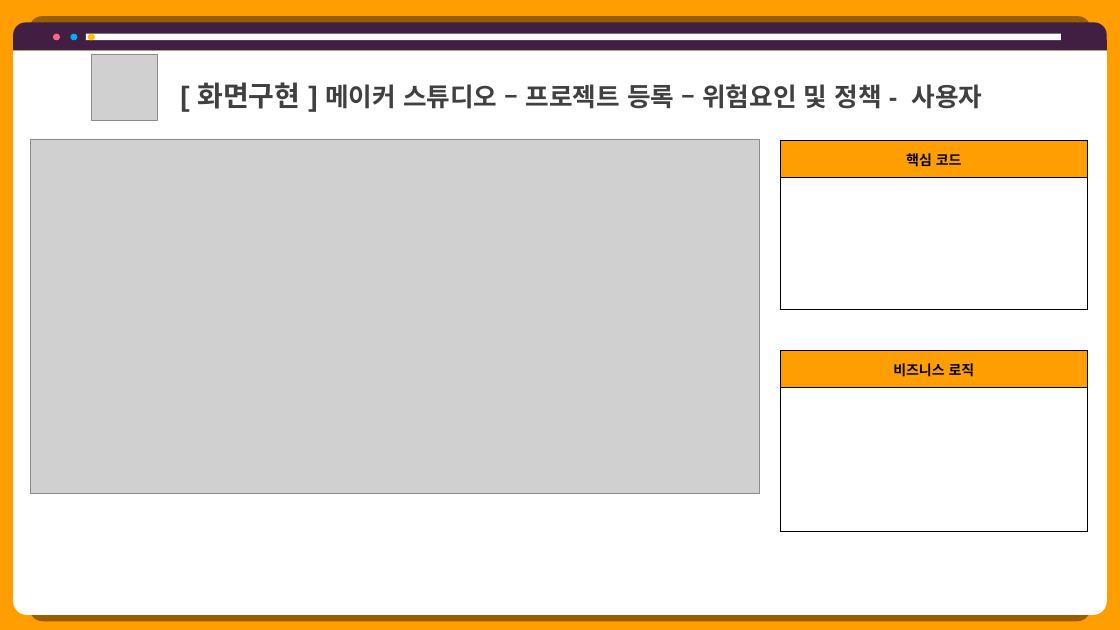
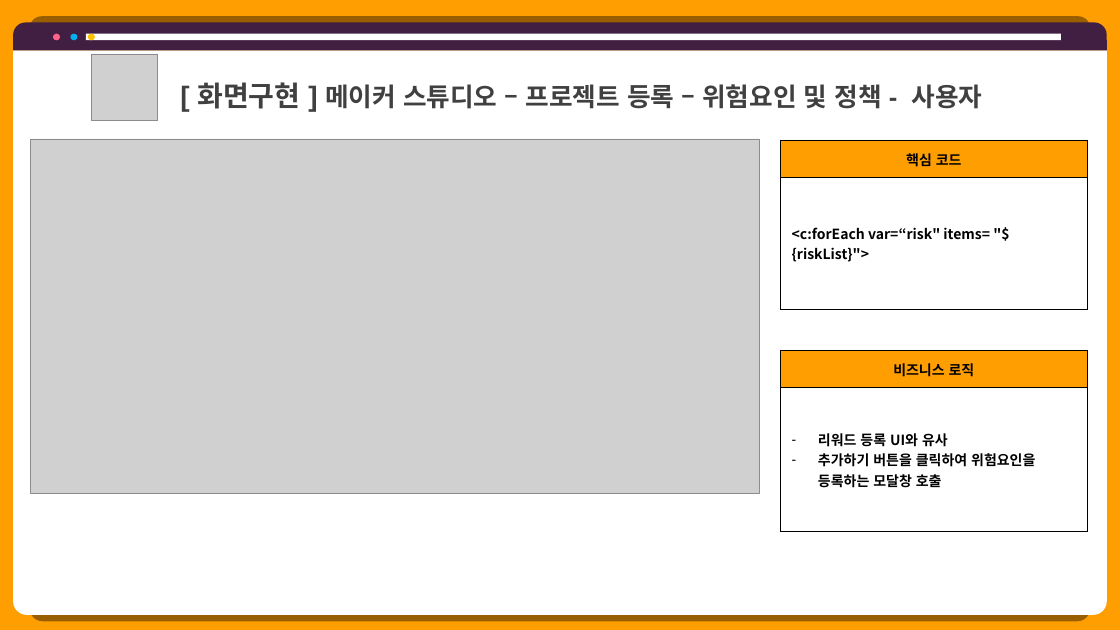
Before and after one commit to hhsw07/ezen-academy-projects, a slide deck: slide 21 of 0 발표용 파워포인트/project06 - 파워포인트 종합 - 현태.pptx (slide 24 before the commit). Drawn at 1120x630 pixels with LibreOffice and Linux fonts; fonts in the diff are those of the drawing; grey boxes stand for pictures. Boxes give left, top, right and bottom in pixels: in the first picture for what was removed or moved away, otherwise in the second. Text is boxed around its words. In the diff, an @@ line names an element or a change of style, - is before the commit and + after.

```diff
--- a/0 발표용 파워포인트/project06 - 파워포인트 종합 - 현태.pptx
+++ b/0 발표용 파워포인트/project06 - 파워포인트 종합 - 현태.pptx
@@ table at (781, 140, 1087, 310) @@
@@ row 2, column 1: "" to "<c:forEach var=“risk" items= "${riskList}">" @@
@@ table at (781, 350, 1087, 532) @@
-row 2, column 1: 
+row 2, column 1: 리워드 등록 UI와 유사 / 추가하기 버튼을 클릭하여 위험요인을 등록하는 모달창 호출
```
Also in this commit, not shown: 30 other slides changed, 1 slide added, 4 slides removed, 2 other files.
